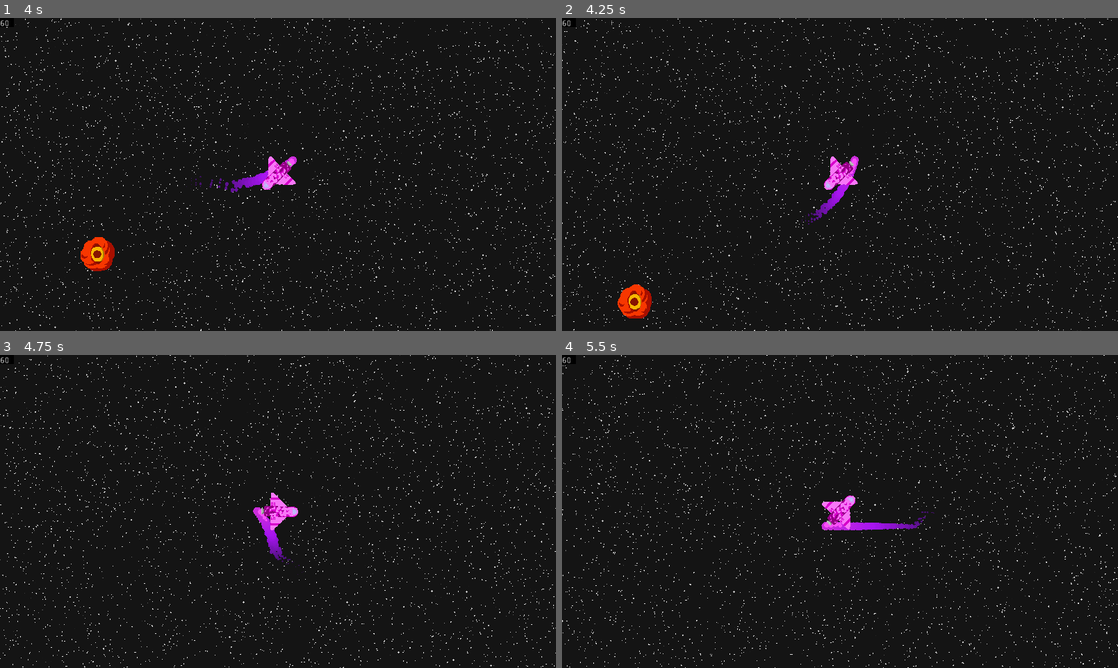
Above: before the commit, frames 1-4 (two rows, left to right).
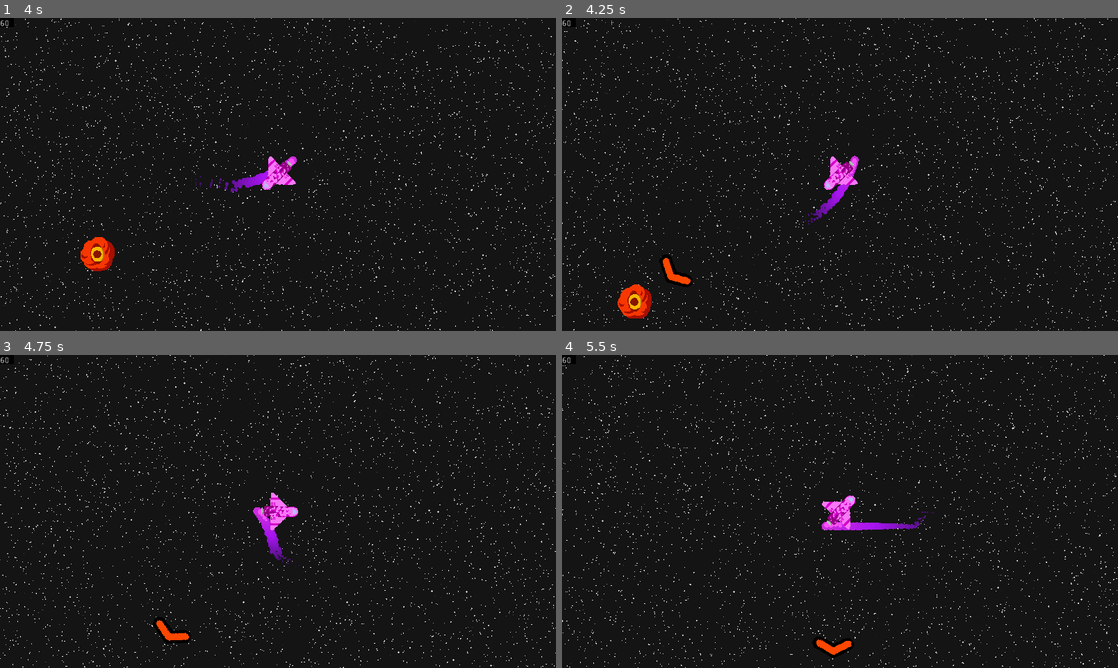
Above: after the commit, the same moments.

Repository: Jellonator/04-Space-Shooter
Game: Godot game, scene res://Gui/StartScreen.tscn
The game is run twice, just before and just after one commit, with the same random seed, the same clock (stepped at 60 frames per second) and the same inputs.
Inputs (mouse positions are in pixels of both pictures, inside the frame that each line leads up to):
- Up to frame 1 (4 s): click "Play Game" at 0.5 s; tap Enter at 1.25 s; move the mouse to (400, 158) at 1.27 s; press the mouse at (400, 158) at 1.28 s; hold D (move_right) 1.28-2.03 s; move the mouse to (166, 190) at 2.02 s; release the mouse at (166, 190) at 2.03 s; hold S (move_down) 2.03-2.78 s; tap Shift (action_shoot_nonmouse) at 2.1 s; move the mouse to (333, 105) at 2.77 s; hold D (move_right) 2.78-3.53 s; hold Down (look_down) 2.78-3.53 s; move the mouse to (250, 237) at 3.52 s; hold W (move_up) from 3.53 s (still down); tap Left (look_left) at 3.6 s; click (250, 237) at 3.67 s
- Up to frame 2 (4.25 s): keep holding W (move_up)
- Up to frame 3 (4.75 s): move the mouse to (444, 558) at 4.27 s; release W (move_up) at 4.28 s; hold A (move_left) from 4.28 s (still down); hold Right (look_right) from 4.28 s (still down)
- Up to frame 4 (5.5 s): keep holding A (move_left); move the mouse to (673, 464) at 5.02 s; release Right (look_right) at 5.03 s; tap Up (look_up) at 5.1 s

Frame 1 is identical in both runs. In frame 2, 0.1% of the frame differs, in the area x 18-24%, y 75-86%; in frame 3, 0.2%; in frame 4, 0.2%, in the area x 45-53%, y 90-96%.

Commit message:
Added locator for off-screen enemies to the GUI

Diff:
--- a/Object/Enemy/EnemyBase.gd
+++ b/Object/Enemy/EnemyBase.gd
@@ -14,6 +14,7 @@
 	smat.shader = shader
 	for sprite in sprites:
 		get_node(sprite).material = smat
+	add_to_group("enemy", true)
 
 func is_dead():
 	return health <= 0
--- a/Object/Player/Player.tscn
+++ b/Object/Player/Player.tscn
@@ -81,7 +81,9 @@
 [node name="RightPos" type="Position2D" parent="."]
 position = Vector2( -6, 22 )
 
-[node name="Camera2D" type="Camera2D" parent="."]
+[node name="Camera2D" type="Camera2D" parent="." groups=[
+"camera",
+]]
 current = true
 
 [node name="PSmoke" type="Particles2D" parent="."]
--- /dev/null
+++ b/Util/EnemyLocator.tscn
@@ -0,0 +1,10 @@
+[gd_scene load_steps=2 format=2]
+
+[ext_resource path="res://Util/enemylocator.png" type="Texture" id=1]
+
+[node name="EnemyLocator" type="Node2D"]
+modulate = Color( 1, 0.282353, 0.00392157, 1 )
+
+[node name="Sprite" type="Sprite" parent="."]
+position = Vector2( 11, 11 )
+texture = ExtResource( 1 )
--- /dev/null
+++ b/World/EnemyLocator.gd
@@ -0,0 +1,42 @@
+extends Node2D
+
+const LOOK_RADIUS_MAX := 270
+const LOOK_RADIUS_MIN := 250
+const DRAW_RADIUS := 240
+onready var scene_locator := preload("res://Util/EnemyLocator.tscn")
+
+var locators := {}
+
+func _physics_process(delta):
+	var camera := get_tree().get_nodes_in_group("camera")[0] as Camera2D
+	var center := camera.get_camera_screen_center()
+	for enemy_ in get_tree().get_nodes_in_group("enemy"):
+		var enemy := enemy_ as Node2D
+		var epos := enemy.global_position
+		epos -= center
+		epos.x /= 960/540.0
+		if epos.length() > LOOK_RADIUS_MAX:
+			if not enemy in locators:
+				locators[enemy] = scene_locator.instance()
+				add_child(locators[enemy])
+				enemy.connect("tree_exited", self, "_on_enemy_dead", [enemy])
+			locators[enemy].show()
+		elif epos.length() < LOOK_RADIUS_MIN:
+			if enemy in locators:
+				locators[enemy].hide()
+	for enemy_ in locators:
+		var enemy := enemy_ as Node2D
+		var locator := locators[enemy] as Node2D
+		var epos := enemy.global_position
+		epos -= center
+		epos.x /= 960/540.0
+		var rot := epos.angle()
+		locator.rotation = rot + 1.5 * PI/2
+		locator.position = Vector2(DRAW_RADIUS, 0).rotated(rot)
+		locator.position.x *= 960.0/540.0
+		locator.position += Vector2(960, 540) / 2
+
+func _on_enemy_dead(enemy):
+	if enemy in locators:
+		locators[enemy].queue_free()
+	locators.erase(enemy)
--- a/World/Game.tscn
+++ b/World/Game.tscn
@@ -6,6 +6,7 @@
 [ext_resource path="res://Object/Enemy/EyeEnemy.tscn" type="PackedScene" id=4]
 [ext_resource path="res://Gui/GameConfig.tscn" type="PackedScene" id=5]
 [ext_resource path="res://World/Pause.gd" type="Script" id=6]
+[ext_resource path="res://World/EnemyLocator.gd" type="Script" id=7]
 
 [sub_resource type="StyleBoxFlat" id=1]
 content_margin_left = 8.0
@@ -31,6 +32,7 @@
 
 [node name="Pause" type="Control" parent="CanvasLayer"]
 pause_mode = 2
+visible = false
 anchor_right = 1.0
 anchor_bottom = 1.0
 script = ExtResource( 6 )
@@ -57,3 +59,6 @@
 margin_top = 8.0
 margin_right = 312.0
 margin_bottom = 312.0
+
+[node name="EnemyLocator" type="Node2D" parent="CanvasLayer"]
+script = ExtResource( 7 )
Binary file added: Util/enemylocator.png
Not shown, added: Util/enemylocator.png.import
Not shown: 1 places in World/Game.tscn that only renumber resources
